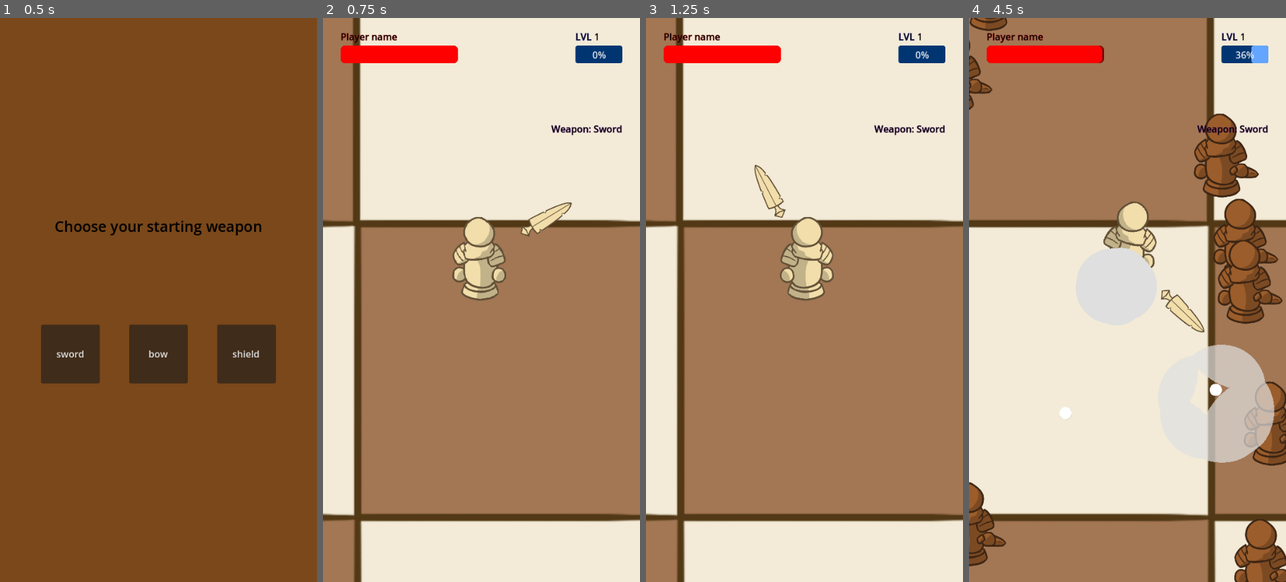
Above: before the commit, frames 1-4 (left to right).
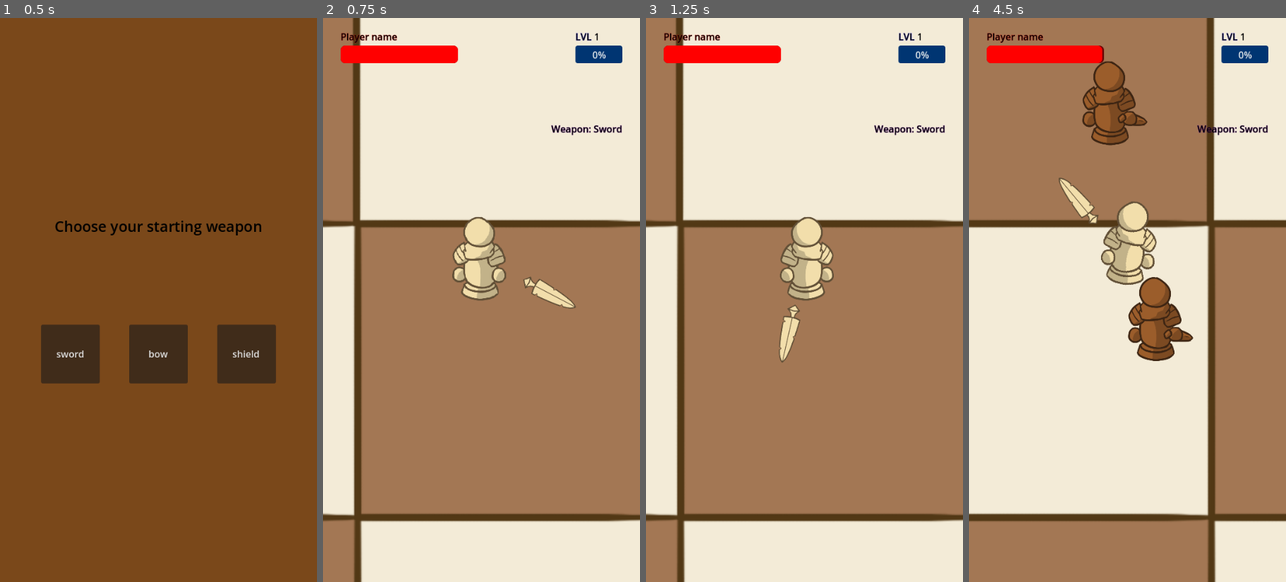
Above: after the commit, the same moments.

Repository: Sz4lmi/wave-survival
Game: Godot game, scene res://world/world.tscn
Two runs of this game, one before a commit and one after it. Both use one fixed random seed, a clock stepped at 60 frames per second and the inputs below.
Inputs:
- Up to frame 1 (0.5 s): no input
- Up to frame 2 (0.75 s): click "sword" at 0.5 s
- Up to frame 3 (1.25 s): no input
- Up to frame 4 (4.5 s): hold D (right) 1.28-2.03 s; hold S (down) 2.03-2.78 s; hold D (right) 2.78-3.53 s; hold W (up) 3.53-4.28 s; hold A (left) from 4.28 s (still down)

Frame 1 is identical in both runs. In frame 2, 0.8% of the frame differs, in the area x 62-80%, y 32-52%; in frame 3, 0.8%; in frame 4, 17%, in the area x 0-100%, y 0-100%.

Commit message:
sword
sword works, next up: bow&arrow

Diff:
--- a/enemy/pawn_enemy.gd
+++ b/enemy/pawn_enemy.gd
@@ -1,7 +1,7 @@
 extends CharacterBody2D
 
 const SPEED = 150
-var health = 1
+var health = 5
 
 @onready var player = get_node("/root/world/Player")
 
@@ -10,11 +10,11 @@
 	velocity = direction * SPEED
 	move_and_slide()
 
-func gethit():
+func gethit(damage):
 	%AnimationPlayer.play("gethit")
 	%AnimationPlayer.queue("walk")
-	health -= 1
-	if health == 0:
+	health -= damage
+	if health <= 0:
 		queue_free()
 		const XP = preload("res://random_stuff/xporb.tscn")
 		var xp = XP.instantiate()
--- a/player/player.gd
+++ b/player/player.gd
@@ -8,10 +8,14 @@
 var xp_to_level_up = 25
 var currentlevel = 1
 
+
+#KARD
 const SWORD = preload("res://player/sword.tscn")
 var firstsword = SWORD.instantiate()
-
-
+var sword_rotation_speed = 150
+var swords = []
+var attackdamage = 1
+var lifesteal_scale = 0.0
 
 
 
@@ -25,7 +29,7 @@
 			{"name": "Sword Count", "level": 0, "max_level": 5, "locked": false},
 			{"name": "Rotation Speed", "level": 0, "max_level": 5, "locked": false},
 			{"name": "Sword Damage", "level": 0, "max_level": 5, "locked": false},
-			{"name": "Sword Range", "level": 0, "max_level": 5, "locked": false},
+			{"name": "Lifesteal", "level": 0, "max_level": 5, "locked": false},
 			{"name": "Movement Speed", "level": 0, "max_level": 10, "locked": false},
 			{"name": "Max Health", "level": 0, "max_level": 10, "locked": false}
 		]
@@ -80,6 +84,7 @@
 	selected_weapon = "sword"
 	current_weapon_upgrades = weapons[selected_weapon]["upgrades"]
 	add_child(firstsword)
+	swords.append(firstsword)
 	firstsword.global_position = %Swordspawn.global_position
 	start_game()
 
@@ -117,8 +122,12 @@
 	if health <= 0.0:
 		ded.emit()
 
+	for sword in swords:
+		sword.rotation_degrees += sword_rotation_speed * delta
+		sword.damage = attackdamage
+
 func collectxp():
-	xp += randi_range(1, 5)
+	xp += randf_range(1.0, 6.9)
 	%XPBar.value = xp
 	if %XPBar.value == %XPBar.max_value:
 		levelup()
@@ -131,7 +140,7 @@
 	currentlevel += 1
 	%XPLabel.text = str(currentlevel)
 	show_level_up_screen()
-	health += ((maxhealth-health)/4.0)
+	health += ((maxhealth-health)/2.0)
 
 var random_upgrades = []
 func show_level_up_screen():
@@ -195,27 +204,15 @@
 
 
 func button_pressed(button_index):
-	# Use the random_upgrades array set earlier
 	var selected_upgrade = random_upgrades[button_index]
-
-	# Debugging: Print the selected upgrade's name to confirm it's being applied correctly
-	print("Upgrade selected: ", selected_upgrade["name"])
-
-	# Apply the selected upgrade
 	apply_upgrade(selected_upgrade)
-
-	# Close the level-up screen and resume the game
 	get_tree().paused = false
 	%choose_skill.visible = false
 
 
 
 func apply_upgrade(upgrade):
-	print("Received upgrade: ", upgrade["name"])
-
-	# Check if the current level is less than max level before upgrading
 	if upgrade["level"] < upgrade["max_level"]:
-		# Only apply the upgrade if it's below the max level
 		match upgrade["name"]:
 			"Sword Count":
 				increase_sword_count(upgrade)
@@ -223,8 +220,8 @@
 				increase_rotation_speed(upgrade)
 			"Sword Damage":
 				increase_attack_damage(upgrade)
-			"Sword Range":
-				increase_sword_range(upgrade)
+			"Lifesteal":
+				increase_lifesteal(upgrade)
 			"Arrow Damage":
 				increase_arrow_damage(upgrade)
 			"Arrow Range":
@@ -251,12 +248,8 @@
 				increase_movement_speed(upgrade)
 			"Max Health":
 				increase_max_hp(upgrade)
-	else:
-		# If upgrade is already at max level, print a message
-		print(upgrade["name"], "is already at max level.")
-
-
-func increase_sword_count(upgrade):
+
+func increase_sword_count(upgrade):#WORKS
 	var swordcount = 1
 	upgrade["level"] += 1
 	swordcount += 1
@@ -279,8 +272,9 @@
 		5:
 			%Bar5.visible = true
 
-func increase_rotation_speed(upgrade):
-	upgrade["level"] += 1
+func increase_rotation_speed(upgrade):#WORKS
+	upgrade["level"] += 1
+	sword_rotation_speed += 25
 	%Upgrade2.visible = true
 	%Name2.text = upgrade["name"]
 	match upgrade["level"]:
@@ -297,11 +291,11 @@
 		4:
 			%Bar9.visible = true
 		5:
-			%Bar10.visilbe = true
-
-func increase_attack_damage(upgrade):
-	upgrade["level"] += 1
-	damage += 2.0  # Example: increasing damage
+			%Bar10.visible = true
+
+func increase_attack_damage(upgrade):#WORKS
+	upgrade["level"] += 1
+	attackdamage *= 1.38
 	%Upgrade3.visible = true
 	%Name3.text = upgrade["name"]
 	match upgrade["level"]:
@@ -318,10 +312,11 @@
 		4:
 			%Bar14.visible = true
 		5:
-			%Bar15.visilbe = true
-
-func increase_sword_range(upgrade):
-	upgrade["level"] += 1
+			%Bar15.visible = true
+
+func increase_lifesteal(upgrade):#WORKS
+	upgrade["level"] += 1
+	lifesteal_scale += 0.1
 	%Upgrade4.visible = true
 	%Name4.text = upgrade["name"]
 	match upgrade["level"]:
@@ -338,7 +333,7 @@
 		4:
 			%Bar19.visible = true
 		5:
-			%Bar20.visilbe = true
+			%Bar20.visible = true
 
 func increase_arrow_damage(upgrade):
 	upgrade["level"] += 1
@@ -358,7 +353,7 @@
 		4:
 			%Bar4.visible = true
 		5:
-			%Bar5.visilbe = true
+			%Bar5.visible = true
 
 func increase_arrow_range(upgrade):
 	upgrade["level"] += 1
@@ -378,7 +373,7 @@
 		4:
 			%Bar9.visible = true
 		5:
-			%Bar10.visilbe = true
+			%Bar10.visible = true
 
 func increase_attack_speed(upgrade):
 	upgrade["level"] += 1
@@ -398,7 +393,7 @@
 		4:
 			%Bar14.visible = true
 		5:
-			%Bar15.visilbe = true
+			%Bar15.visible = true
 
 func increase_projectile_count(upgrade):
 	upgrade["level"] += 1
@@ -418,7 +413,7 @@
 		4:
 			%Bar19.visible = true
 		5:
-			%Bar20.visilbe = true
+			%Bar20.visible = true
 
 func increase_piercing_arrows(upgrade):
 	upgrade["level"] += 1
@@ -438,7 +433,7 @@
 		4:
 			%Bar24.visible = true
 		5:
-			%Bar25.visilbe = true
+			%Bar25.visible = true
 
 func increase_bouncing_arrows(upgrade):
 	upgrade["level"] += 1
@@ -458,7 +453,7 @@
 		4:
 			%Bar29.visible = true
 		5:
-			%Bar30.visilbe = true
+			%Bar30.visible = true
 
 func increase_defense(upgrade):
 	upgrade["level"] += 1
@@ -478,7 +473,7 @@
 		4:
 			%Bar4.visible = true
 		5:
-			%Bar5.visilbe = true
+			%Bar5.visible = true
 
 func increase_area_size(upgrade):
 	upgrade["level"] += 1
@@ -498,7 +493,7 @@
 		4:
 			%Bar9.visible = true
 		5:
-			%Bar10.visilbe = true
+			%Bar10.visible = true
 
 func increase_area_damage(upgrade):
 	upgrade["level"] += 1
@@ -518,7 +513,7 @@
 		4:
 			%Bar14.visible = true
 		5:
-			%Bar15.visilbe = true
+			%Bar15.visible = true
 
 func increase_slow_area(upgrade):
 	upgrade["level"] += 1
@@ -538,7 +533,7 @@
 		4:
 			%Bar19.visible = true
 		5:
-			%Bar20.visilbe = true
+			%Bar20.visible = true
 
 func increase_hp_regen(upgrade):
 	upgrade["level"] += 1
@@ -558,33 +553,37 @@
 		4:
 			%Bar24.visible = true
 		5:
-			%Bar25.visilbe = true
-
-func increase_movement_speed(upgrade):
+			%Bar25.visible = true
+
+func increase_movement_speed(upgrade):#WORKS
 	upgrade["level"] += 1
 	speed *= 1.1
 	print("Movement Speed upgraded to:", speed)
 	print("Movement Speed max level:", upgrade["max_level"])
 
-func increase_max_hp(upgrade):
+func increase_max_hp(upgrade):#WORKS
 	upgrade["level"] += 1
 	maxhealth *= 1.2
 	print("Max Health upgraded to:", maxhealth)
 	print("Max Health max level:", upgrade["max_level"])
 
-
-func resetswords(n):
+func resetswords(n):#WORKS
 	var newsword = SWORD.instantiate()
 	add_child(newsword)
+	swords.append(newsword)
 	newsword.global_position = %Swordspawn.global_position
 	match n:
 		1:
-			newsword.global_rotation = firstsword.global_rotation + 3.1*n
-		2:
-			newsword.global_rotation = firstsword.global_rotation + n
-		3:
-			newsword.global_rotation = firstsword.global_rotation + 2*n
-		4:
-			newsword.global_rotation = firstsword.global_rotation + 2*n
-		5:
-			newsword.global_rotation = firstsword.global_rotation + 2*n
+			newsword.global_rotation = firstsword.global_rotation + 3.15
+		2:
+			newsword.global_rotation = firstsword.global_rotation + 1.15
+		3:
+			newsword.global_rotation = firstsword.global_rotation - 2.15
+		4:
+			newsword.global_rotation = firstsword.global_rotation + 2.15
+		5:
+			newsword.global_rotation = firstsword.global_rotation - 1.15
+
+func lifesteal(n):#WORKS
+	health += n * lifesteal_scale
+	%HPBar.value = health
--- a/player/sword.gd
+++ b/player/sword.gd
@@ -1,13 +1,10 @@
 extends Node2D
 
-var speed = -0.05
+var damage = 1
+@onready var player = get_node("/root/world/Player")
 
-func _physics_process(delta: float) -> void:
-	$".".rotate(speed)
 
 func _on_area_2d_body_entered(body: Node2D) -> void:
 	if body.has_method("gethit"):
-		body.gethit()
-
-func addspeed(scale):
-	speed = speed * scale
+		body.gethit(damage)
+		player.lifesteal(damage)
--- a/random_stuff/xporb.gd
+++ b/random_stuff/xporb.gd
@@ -5,7 +5,7 @@
 
 func _ready() -> void:
 	%AnimationPlayer.play("drop")
-
+	%AnimationPlayer.queue("pulse")
 func _physics_process(delta: float) -> void:
 	var direction = global_position.direction_to(player.global_position)
 	velocity = direction * speed
--- a/random_stuff/xporb.tscn
+++ b/random_stuff/xporb.tscn
@@ -24,6 +24,30 @@
 "update": 0,
 "values": [Vector2(0, 0)]
 }
+tracks/1/type = "value"
+tracks/1/imported = false
+tracks/1/enabled = true
+tracks/1/path = NodePath("Sprite2D:scale")
+tracks/1/interp = 1
+tracks/1/loop_wrap = true
+tracks/1/keys = {
+"times": PackedFloat32Array(0),
+"transitions": PackedFloat32Array(1),
+"update": 0,
+"values": [Vector2(0.03, 0.03)]
+}
+tracks/2/type = "value"
+tracks/2/imported = false
+tracks/2/enabled = true
+tracks/2/path = NodePath("Sprite2D:modulate")
+tracks/2/interp = 1
+tracks/2/loop_wrap = true
+tracks/2/keys = {
+"times": PackedFloat32Array(0),
+"transitions": PackedFloat32Array(1),
+"update": 0,
+"values": [Color(0.439216, 0.00392157, 0.760784, 1)]
+}
 
 [sub_resource type="Animation" id="Animation_7hdbm"]
 resource_name = "drop"
@@ -40,11 +64,53 @@
 "update": 0,
 "values": [Vector2(0, -60), Vector2(0, 0), Vector2(0, -30), Vector2(0, 0), Vector2(0, -15), Vector2(0, 0)]
 }
+tracks/1/type = "value"
+tracks/1/imported = false
+tracks/1/enabled = true
+tracks/1/path = NodePath("Sprite2D:modulate")
+tracks/1/interp = 1
+tracks/1/loop_wrap = true
+tracks/1/keys = {
+"times": PackedFloat32Array(0),
+"transitions": PackedFloat32Array(1),
+"update": 0,
+"values": [Color(0.440737, 0.00232309, 0.76185, 1)]
+}
+
+[sub_resource type="Animation" id="Animation_gr24d"]
+resource_name = "pulse"
+length = 1.4
+loop_mode = 1
+tracks/0/type = "value"
+tracks/0/imported = false
+tracks/0/enabled = true
+tracks/0/path = NodePath("Sprite2D:scale")
+tracks/0/interp = 1
+tracks/0/loop_wrap = true
+tracks/0/keys = {
+"times": PackedFloat32Array(0, 0.5, 1.4),
+"transitions": PackedFloat32Array(1, 1, 1),
+"update": 0,
+"values": [Vector2(0.03, 0.03), Vector2(0.05, 0.05), Vector2(0.03, 0.03)]
+}
+tracks/1/type = "value"
+tracks/1/imported = false
+tracks/1/enabled = true
+tracks/1/path = NodePath("Sprite2D:modulate")
+tracks/1/interp = 1
+tracks/1/loop_wrap = true
+tracks/1/keys = {
+"times": PackedFloat32Array(0, 0.4, 0.7, 1, 1.4),
+"transitions": PackedFloat32Array(1, 1, 1, 1, 1),
+"update": 0,
+"values": [Color(0.440737, 0.00232308, 0.76185, 1), Color(0.303706, 0.000423936, 0.86354, 1), Color(5.96821e-06, 0, 0.991562, 1), Color(0.303706, 0.000423936, 0.86354, 1), Color(0.440737, 0.00232308, 0.76185, 1)]
+}
 
 [sub_resource type="AnimationLibrary" id="AnimationLibrary_u13ve"]
 _data = {
 "RESET": SubResource("Animation_kdsak"),
-"drop": SubResource("Animation_7hdbm")
+"drop": SubResource("Animation_7hdbm"),
+"pulse": SubResource("Animation_gr24d")
 }
 
 [node name="XP_orb" type="CharacterBody2D"]
@@ -53,6 +119,8 @@
 script = ExtResource("1_dhflr")
 
 [node name="Sprite2D" type="Sprite2D" parent="."]
+unique_name_in_owner = true
+modulate = Color(0.439216, 0.00392157, 0.760784, 1)
 scale = Vector2(0.03, 0.03)
 texture = ExtResource("1_08xgo")
 
--- a/world/world.tscn
+++ b/world/world.tscn
@@ -291,7 +291,6 @@
 region_rect = Rect2(0, 0, 20000, 20000)
 
 [node name="Timer" type="Timer" parent="."]
-wait_time = 0.1
 autostart = true
 
 [node name="pawn_enemy" parent="Timer" instance=ExtResource("4_46i6r")]
Not shown: 1 places in random_stuff/xporb.tscn that only renumber resources
